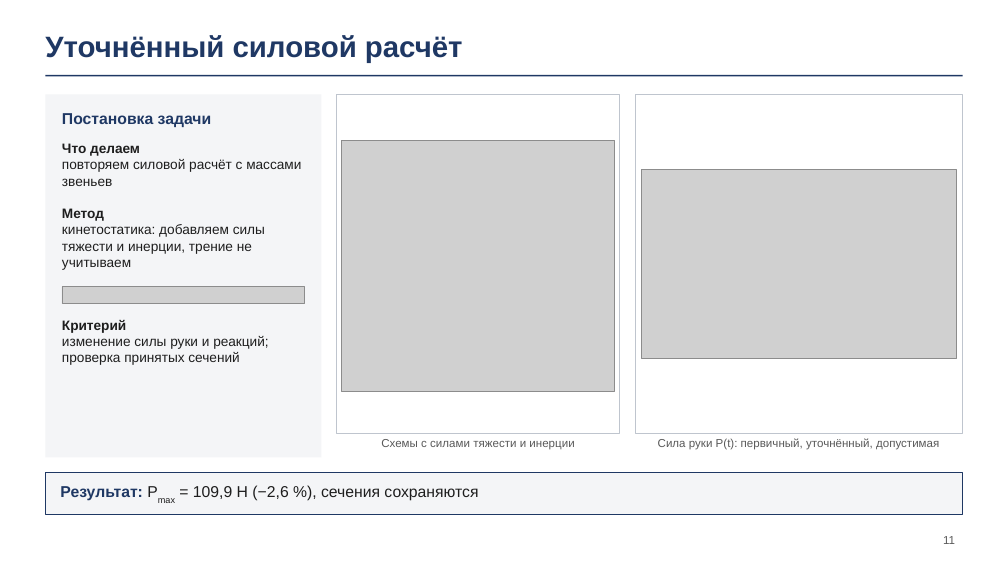
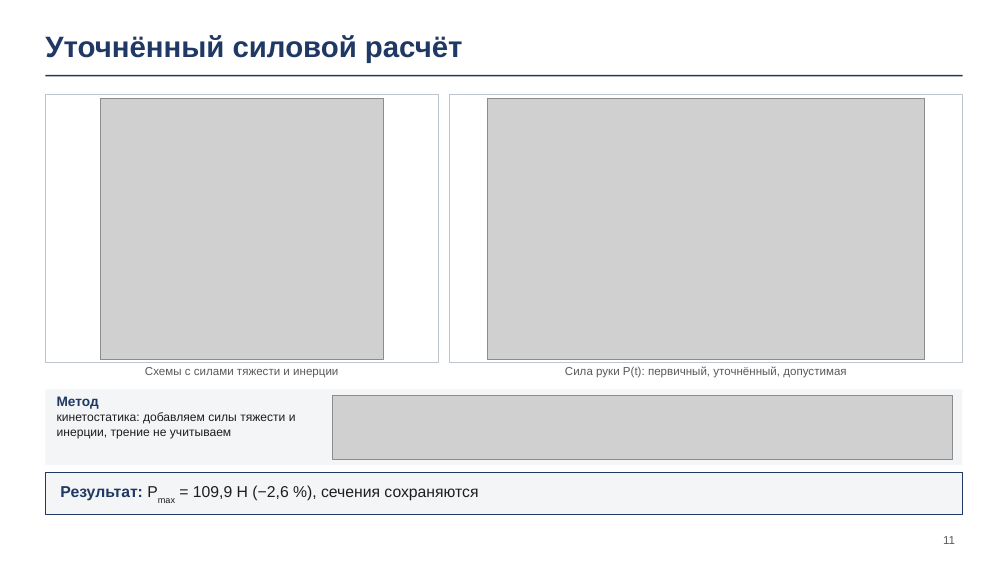
Before and after one commit to DamirNine/prikmeh, a slide deck: slide 11 of курсовой/2026-11-23/Презентация/Презентация_укупориватель_А.pptx. Drawn at 1008x567 pixels with LibreOffice and Linux fonts; fonts in the diff are those of the drawing; grey boxes stand for pictures; background and template pictures are left out. Boxes give left, top, right and bottom in pixels: in the first picture for what was removed or moved away, otherwise in the second. Text is boxed around its words. In the diff, an @@ line names an element or a change of style, - is before the commit and + after.

```diff
--- a/курсовой/2026-11-23/Презентация/Презентация_укупориватель_А.pptx
+++ b/курсовой/2026-11-23/Презентация/Презентация_укупориватель_А.pptx
@@ rectangle: place and size @@
-rectangle at <box>337,95,620,433</box>
+rectangle at <box>45,95,439,363</box>
@@ text removed at <box>62,113,212,127</box> @@
-Постановка задачи
@@ picture: place and size @@
-picture at <box>342,140,615,392</box>
+picture at <box>101,98,384,359</box>
@@ rectangle: place and size @@
-rectangle at <box>635,95,963,433</box>
+rectangle at <box>450,95,963,363</box>
@@ picture: place and size @@
-picture at <box>641,169,957,358</box>
+picture at <box>488,98,925,359</box>
@@ text removed at <box>62,143,301,186</box> @@
-Что делаем
-повторяем силовой расчёт с массами звеньев
@@ picture removed at <box>62,287,305,303</box> @@
@@ text removed at <box>62,320,268,365</box> @@
-Критерий
-изменение силы руки и реакций; проверка принятых сечений
@@ text "Схемы с силами тяжести и ...": place and size @@
-text "Схемы с силами тяжести и ..." at <box>381,439,574,450</box>
+text "Схемы с силами тяжести и ..." at <box>145,367,338,378</box>
@@ rectangle: place and size @@
-rectangle at <box>45,95,321,457</box>
+rectangle at <box>45,389,963,465</box>
@@ text "Сила руки P(t): первичный, уточнённый, ...": place and size @@
-text "Сила руки P(t): первичный, уточнённый, ..." at <box>658,438,939,450</box>
+text "Сила руки P(t): первичный, уточнённый, ..." at <box>565,366,846,378</box>
@@ text "Метод": place and size @@
-text "Метод" at <box>62,208,265,270</box>
+text "Метод" at <box>57,396,296,438</box>
@@ text "Метод" at <box>57,396,296,438</box>: text colour #1E1E1E to #1F3864 in "Метод"; size 13 to 11.5 pt @@
@@ picture added at <box>333,395,953,460</box> @@
```
Also in this commit, not shown: 2 other slides changed, 8 other files.
